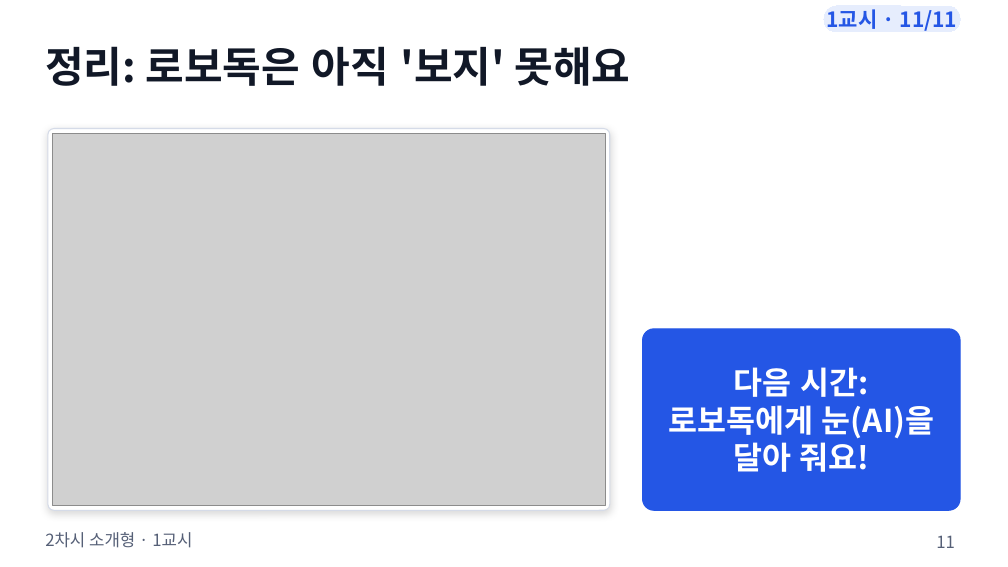
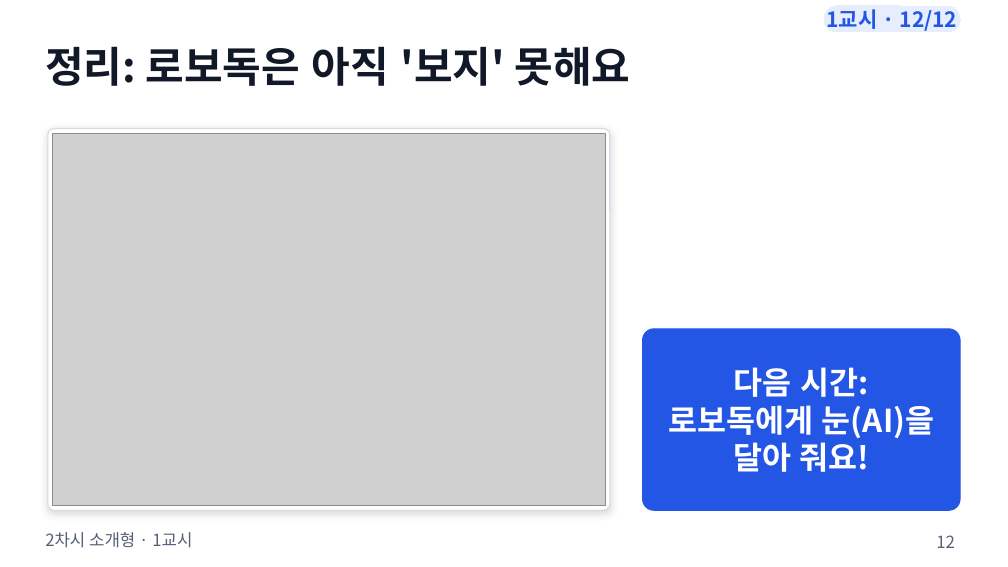
Before and after one commit to boundaryx01-uniquelife/microbit, a slide deck: slide 12 of bridge/docs/materials/2차시_소개형/2차시_수업슬라이드.pptx (slide 11 before the commit). Drawn at 1008x567 pixels with LibreOffice and Linux fonts; fonts in the diff are those of the drawing; grey boxes stand for pictures. Boxes give left, top, right and bottom in pixels: in the first picture for what was removed or moved away, otherwise in the second. Text is boxed around its words. In the diff, an @@ line names an element or a change of style, - is before the commit and + after.

```diff
--- a/bridge/docs/materials/2차시_소개형/2차시_수업슬라이드.pptx
+++ b/bridge/docs/materials/2차시_소개형/2차시_수업슬라이드.pptx
@@ text in rounded rectangle at bbox=[827, 9, 958, 31]: text changed @@
-1교시 · 11/11
+1교시 · 12/12
@@ page number at bbox=[936, 535, 955, 548]: text changed @@
-11
+12
```
Also in this commit, not shown: 9 other slides changed, 1 slide added, 6 other files.
